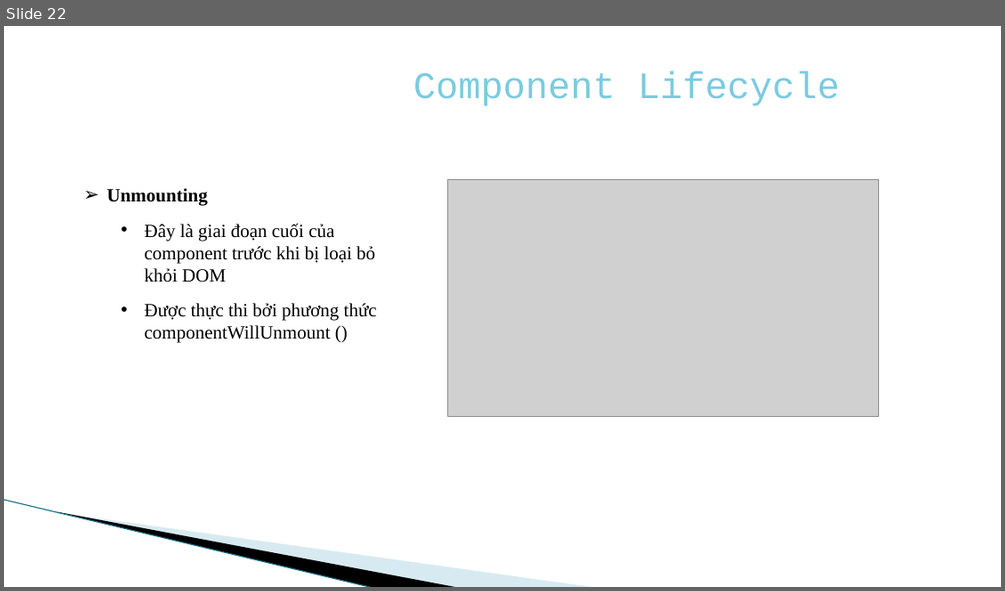
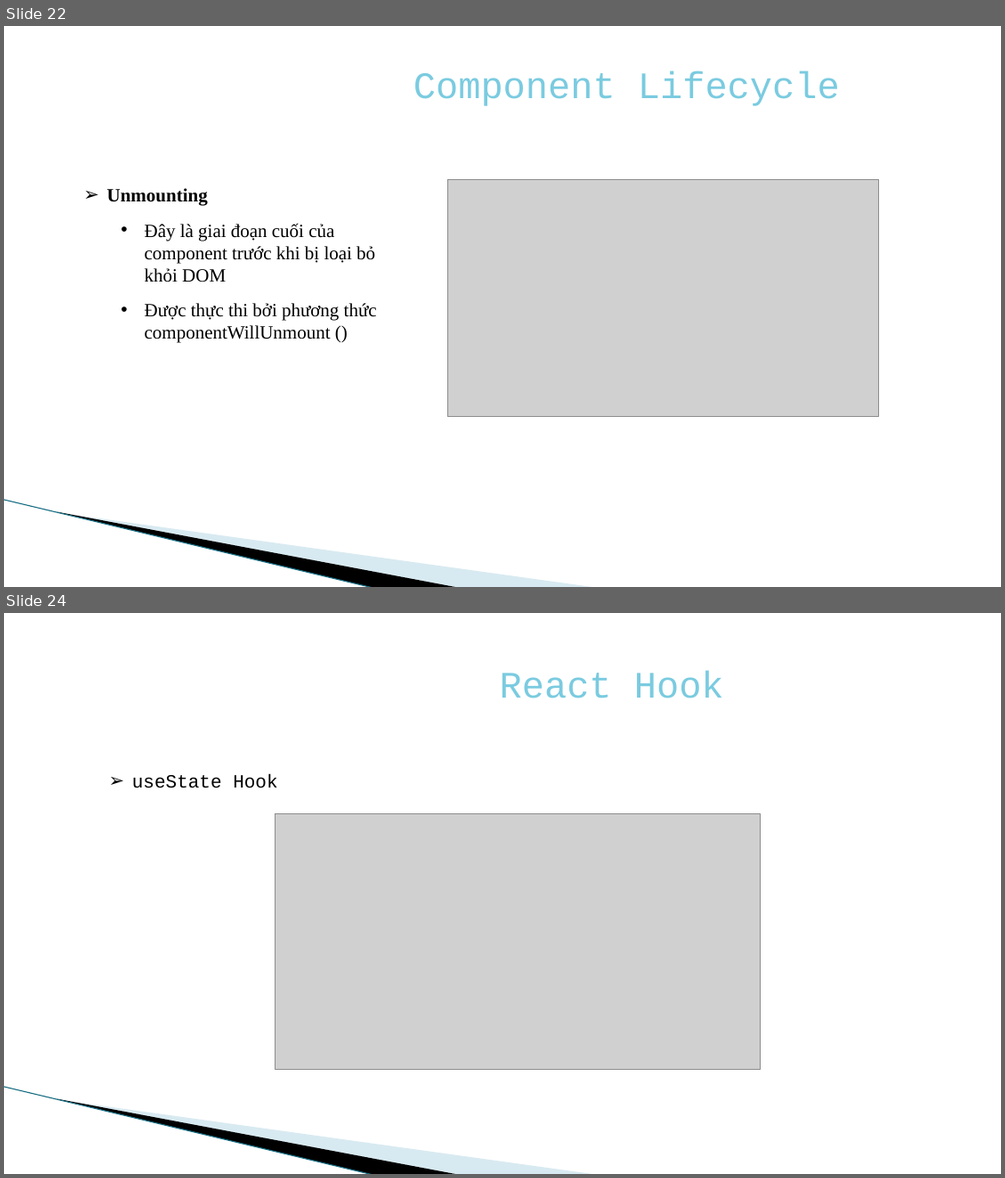
Before and after one commit to dungtranviet/demo, a slide deck: reactjs.pptx. Shown one above the other, each under a label of ours: slide 22 before the commit, slides 22 and 24 after it; the slides between them are not shown. The pictures are 1005x591 and 1005x1178 pixels, drawn with LibreOffice and Linux fonts; fonts in the diff are those of the drawing; grey boxes stand for pictures; background and template pictures are left out. Boxes give left, top, right and bottom in pixels: in the first picture for what was removed or moved away, otherwise in the second. Text is boxed around its words. In the diff, an @@ line names an element or a change of style, - is before the commit and + after.

```diff
--- a/reactjs.pptx
+++ b/reactjs.pptx
@@ slide 24 added at (4, 613, 1001, 1174), background #FFFFFF; not listed: 3 template elements that a slide beside it also shows @@
@@ text added at (500, 671, 724, 698), 36 pt, text #7ACBE0 @@
+React Hook
@@ text added at (132, 774, 277, 788), 18 pt, text #000000 @@
+➢ useState Hook
@@ picture added at (275, 813, 760, 1070) @@
```
Also in this commit, not shown: 9 other slides added, 6 other files.
